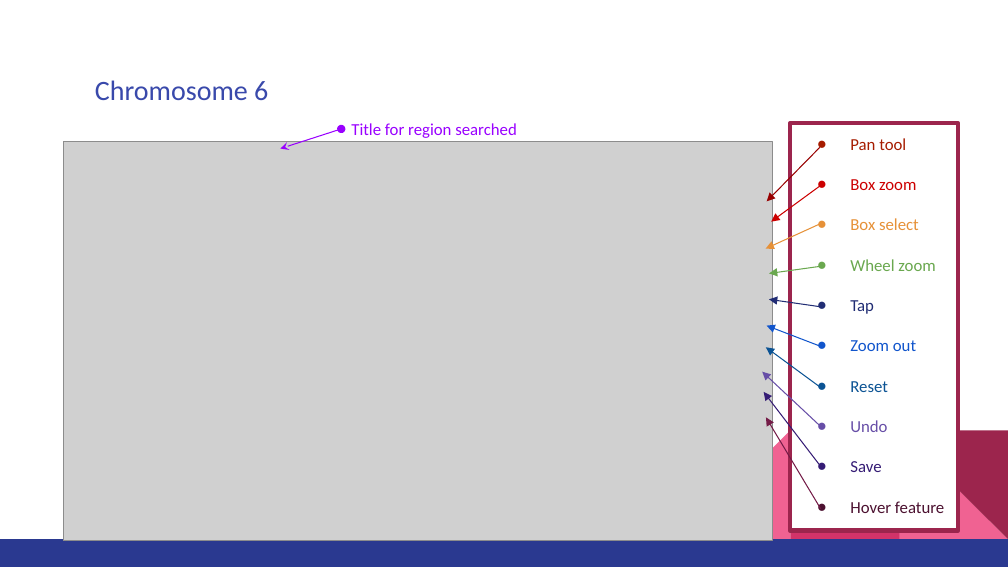
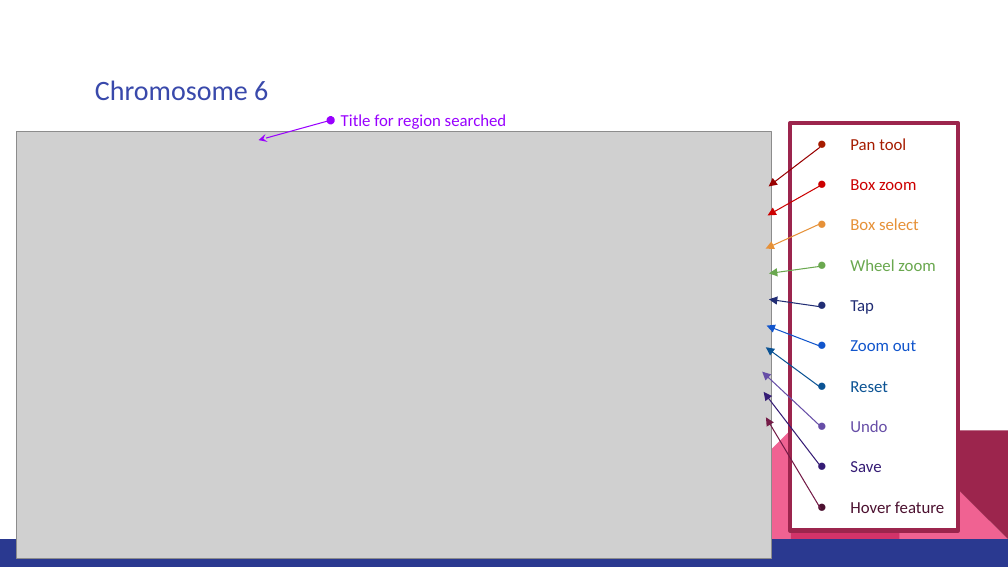
Before and after one commit to imcalledlewis/QMUL-Bioinformatics-DDG, a slide deck: slide 18 of Presentation.pptx (slide 17 before the commit). Drawn at 1008x567 pixels with LibreOffice and Linux fonts; fonts in the diff are those of the drawing; grey boxes stand for pictures. Boxes give left, top, right and bottom in pixels: in the first picture for what was removed or moved away, otherwise in the second. Text is boxed around its words. In the diff, an @@ line names an element or a change of style, - is before the commit and + after.

```diff
--- a/Presentation.pptx
+++ b/Presentation.pptx
@@ text "Title for region searched": place and size @@
-text "Title for region searched" at bbox=[351, 123, 517, 138]
+text "Title for region searched" at bbox=[341, 114, 507, 129]
@@ picture: place and size @@
-picture at bbox=[64, 141, 773, 540]
+picture at bbox=[17, 131, 771, 558]
@@ double arrow moved from (342, 129) - (280, 148) to (331, 120) - (258, 140) @@
@@ arrow moved from (820, 147) - (767, 202) to (820, 147) - (769, 186) @@
@@ arrow moved from (821, 185) - (771, 222) to (821, 185) - (768, 216) @@
```
Also in this commit, not shown: 5 other slides changed, 1 slide added.
